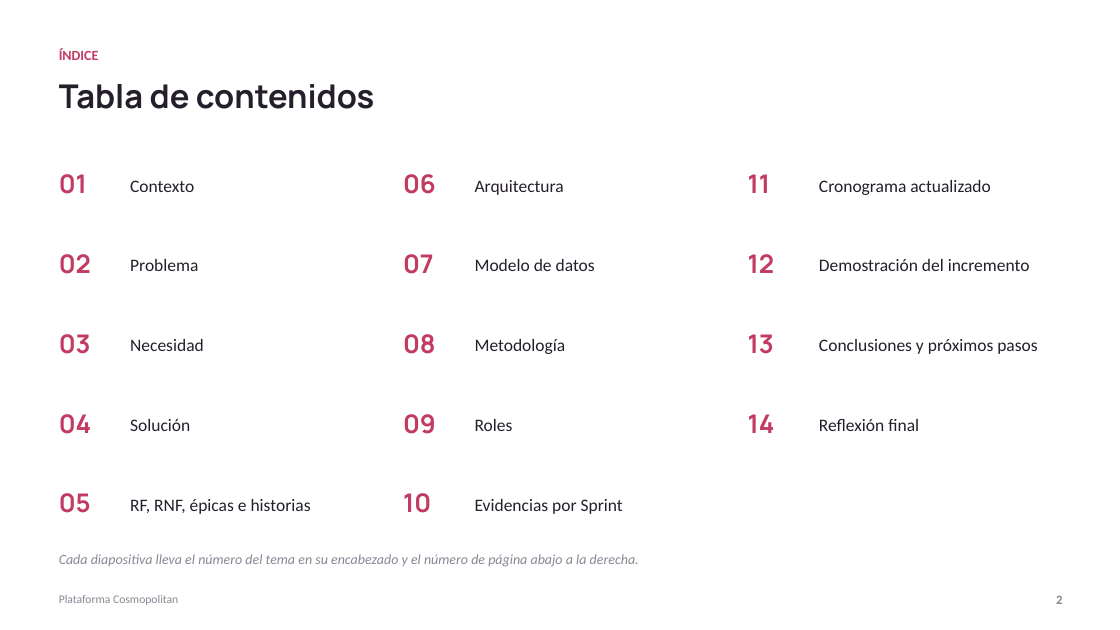
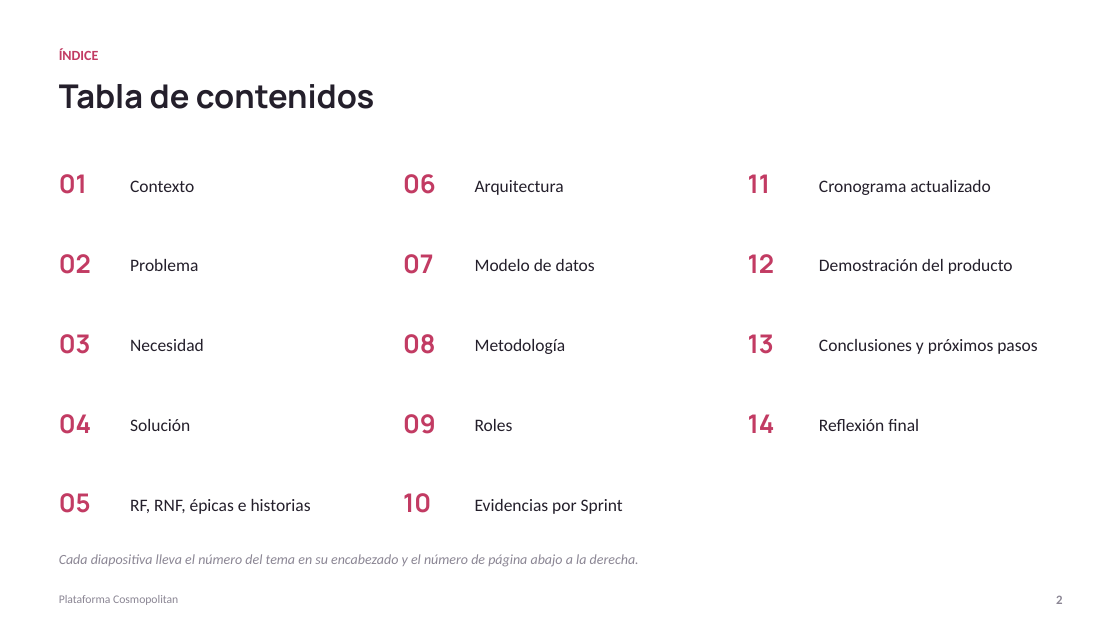
Before and after one commit to ChristianCuadra/capstone, a slide deck: slide 2 of Fase 2/Evidencias Proyecto/Presentación Proyecto.pptx. Drawn at 1120x630 pixels with LibreOffice and Linux fonts; fonts in the diff are those of the drawing. Boxes give left, top, right and bottom in pixels: in the first picture for what was removed or moved away, otherwise in the second. Text is boxed around its words. In the diff, an @@ line names an element or a change of style, - is before the commit and + after.

```diff
--- a/Fase 2/Evidencias Proyecto/Presentación Proyecto.pptx
+++ b/Fase 2/Evidencias Proyecto/Presentación Proyecto.pptx
@@ text at (819, 259, 1013, 274): text changed @@
-Demostración del incremento
+Demostración del producto
```
Also in this commit, not shown: 9 other slides changed, 6 slides added, 6 slides removed, 1 other file.
